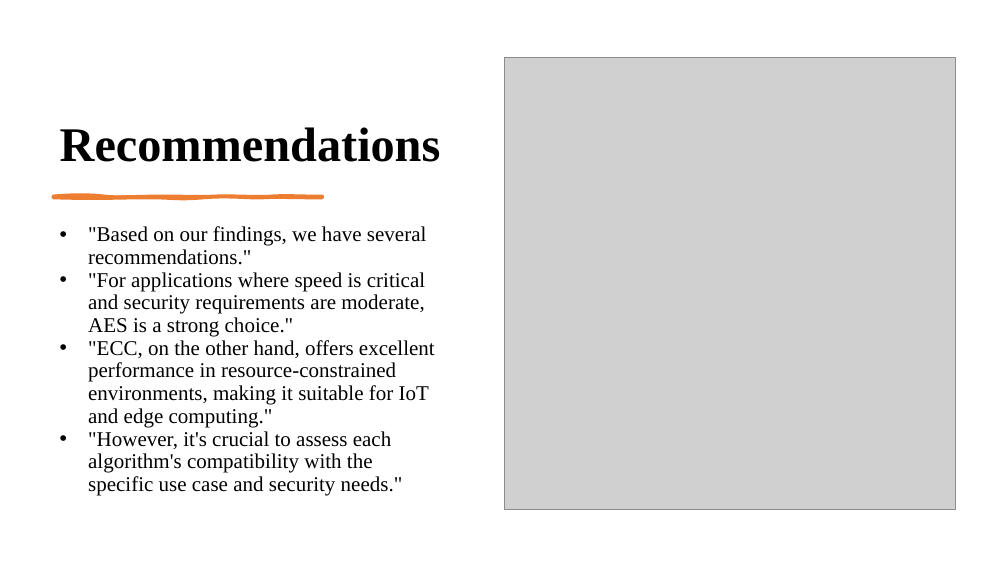
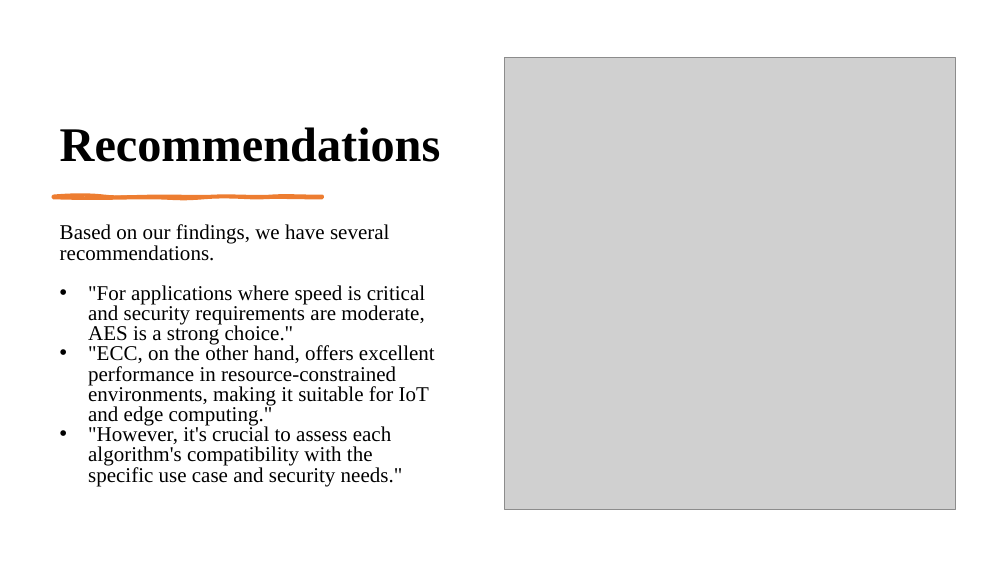
Before and after one commit to MahmudJion/7COM1039-0109-2022---Advanced-Computer-Science-Masters-Project, a slide deck: slide 13 of Presentation/demonstration.pptx. Drawn at 1008x567 pixels with LibreOffice and Linux fonts; fonts in the diff are those of the drawing; grey boxes stand for pictures. Boxes give left, top, right and bottom in pixels: in the first picture for what was removed or moved away, otherwise in the second. Text is boxed around its words. In the diff, an @@ line names an element or a change of style, - is before the commit and + after.

```diff
--- a/Presentation/demonstration.pptx
+++ b/Presentation/demonstration.pptx
@@ text at [60, 224, 389, 261]: text changed @@
-• "Based on our findings, we have several recommendations."
+Based on our findings, we have several recommendations.
@@ text at [88, 285, 435, 486]: line spacing 0.9 to 0.8 @@
```
Also in this commit, not shown: 3 other slides changed.
